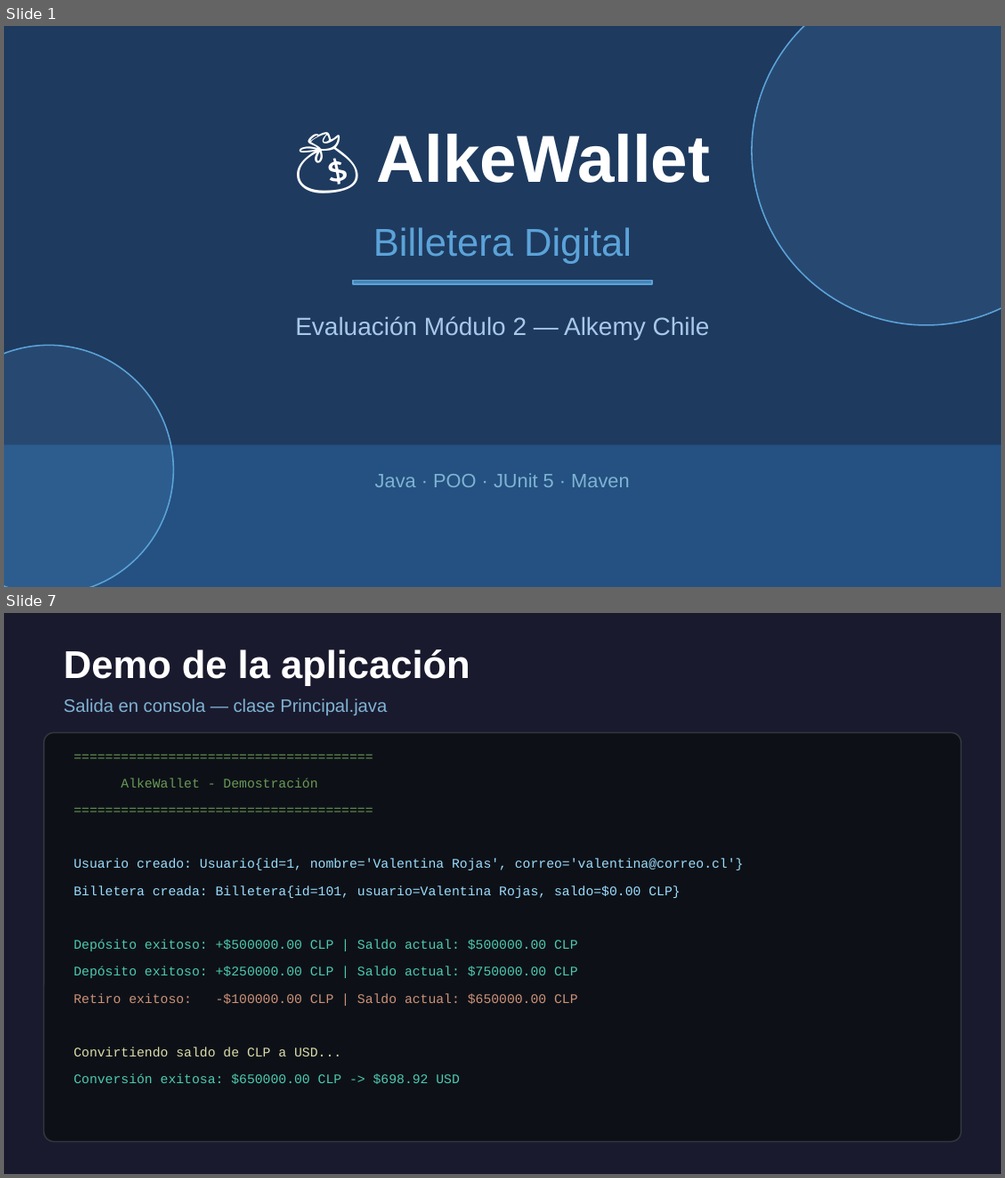
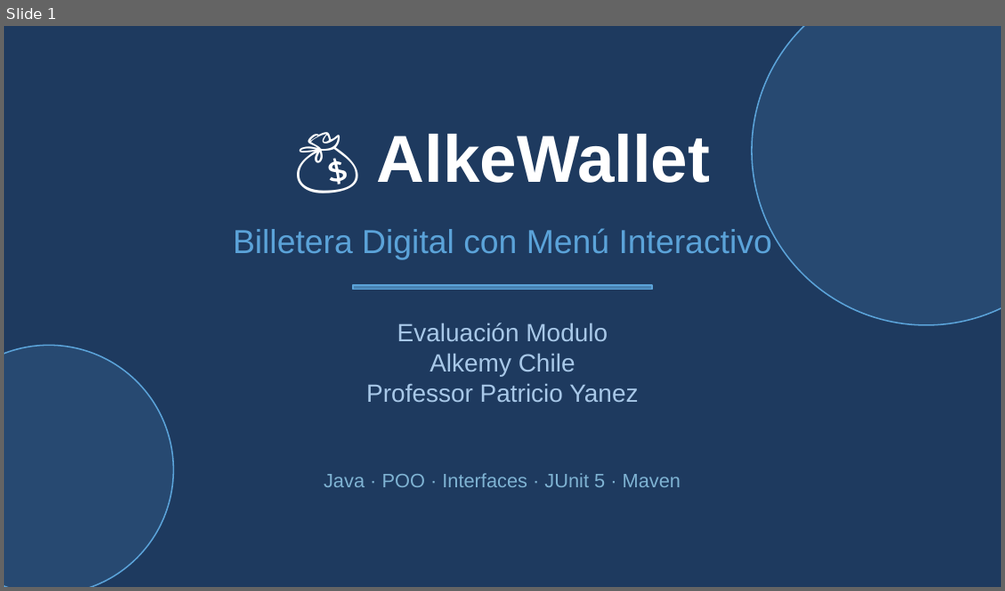
Before and after one commit to tiomakina/AlkeWallet, a slide deck: documentos/presentacion_alkewallet.pptx. Shown one above the other, each under a label of ours: slides 1 and 7 before the commit, slide 1 after it; the slides between them are not shown. The pictures are 1005x1178 and 1005x591 pixels, drawn with LibreOffice and Linux fonts; fonts in the diff are those of the drawing. Boxes give left, top, right and bottom in pixels: in the first picture for what was removed or moved away, otherwise in the second. Text is boxed around its words. In the diff, an @@ line names an element or a change of style, - is before the commit and + after.

Commit message:
agrega menu interactivo y actualiza documentacion

```diff
--- a/documentos/presentacion_alkewallet.pptx
+++ b/documentos/presentacion_alkewallet.pptx
@@ slide 7 removed at (4, 613, 1001, 1174), background #1A1A2E @@
@@ text removed at (64, 649, 470, 686) @@
-Demo de la aplicación
@@ text removed at (64, 698, 387, 715) @@
-Salida en consola — clase Principal.java
@@ rounded rectangle removed at (44, 732, 961, 1142) @@
@@ text removed at (73, 743, 951, 769) @@
-======================================
@@ text removed at (73, 796, 951, 822) @@
-======================================
@@ text removed at (121, 778, 317, 787) @@
-AlkeWallet - Demostración
@@ text removed at (73, 859, 744, 870) @@
-Usuario creado: Usuario{id=1, nombre='Valentina Rojas', correo='valentina@correo.cl'}
@@ text removed at (73, 885, 680, 898) @@
-Billetera creada: Billetera{id=101, usuario=Valentina Rojas, saldo=$0.00 CLP}
@@ text removed at (73, 939, 578, 951) @@
-Depósito exitoso: +$500000.00 CLP | Saldo actual: $500000.00 CLP
@@ text removed at (73, 966, 578, 978) @@
-Depósito exitoso: +$250000.00 CLP | Saldo actual: $750000.00 CLP
@@ text removed at (73, 993, 578, 1004) @@
-Retiro exitoso: -$100000.00 CLP | Saldo actual: $650000.00 CLP
@@ text removed at (73, 1046, 341, 1056) @@
-Convirtiendo saldo de CLP a USD...
@@ text removed at (73, 1074, 460, 1084) @@
-Conversión exitosa: $650000.00 CLP -> $698.92 USD
@@ slide 1 changed as well @@
@@ text at (233, 227, 772, 260): text changed; size 28 to 24 pt @@
-Billetera Digital
+Billetera Digital con Menú Interactivo
@@ rectangle: place and size @@
-rectangle at (353, 281, 652, 284)
+rectangle at (353, 285, 652, 289)
@@ text at (366, 322, 638, 402): text changed @@
-Evaluación Módulo 2 — Alkemy Chile
+Evaluación Modulo
+Alkemy Chile
+Professor Patricio Yanez
@@ rectangle removed at (4, 444, 1001, 587) @@
@@ text at (324, 473, 680, 487): text changed @@
-Java · POO · JUnit 5 · Maven
+Java · POO · Interfaces · JUnit 5 · Maven
```
Also in this commit, not shown: 4 other slides changed, 3 slides added, 3 other slides removed, 4 other files.
